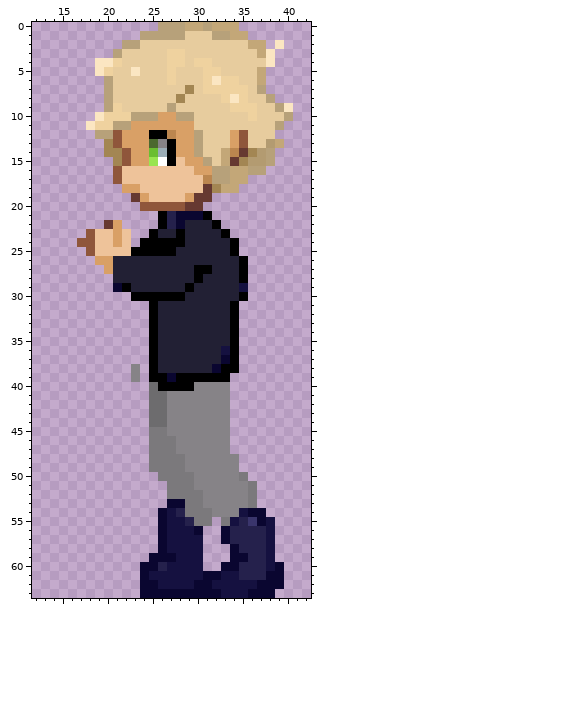
Two states of a pixel-art sprite, Art/MainCharacter/main_ch_male_side_left_anim_pickaxe_3.png. Above, as it was before the edit.
The file is 64x64 pixels. Colours within 5 levels of each other are drawn and written as one. Shown: x 12..42, y 0..63. The old version is drawn lined up with the new one.
The result:
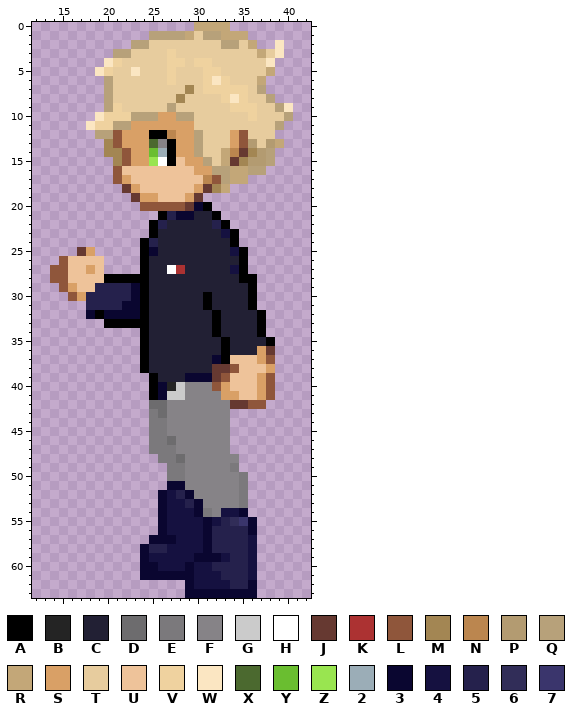
Palette (. is transparent): A #000000  B #242424  C #222034  D #6d6c6e  E #7b797c  F #868387  G #cbcbcb  H #ffffff  J #663931  K #ac3232  L #8f563b  M #a38653  N #bb864f  P #b39b71  Q #b7a17a  R #c3a778  S #d9a066  T #e7cc9e  U #eec39a  V #efd29f  W #fbe6c2  X #4b692f  Y #6abe30  Z #99e550  2 #9badb7  3 #0a0630  4 #151140  5 #25214c  6 #312d58  7 #3a356c
Edits made:
whole drawing moved by -4,+0 (the old picture is shown already moved)
y 0: x 26..29 QQQR -> ....; x 31 Q -> R; x 34 R -> .
y 1: x 24 Q -> .; x 29 T -> R; x 31 T -> Q; x 33 Q -> R
y 2: x 22 Q -> .; x 24 T -> Q; x 33..34 TT -> QQ; x 37 R -> .
y 3: x 22 T -> Q; x 28 V -> T; x 38..39 W. -> TW
y 4: x 19 W -> .
y 5: x 37..38 R. -> TR
y 6: x 34 V -> T
y 13: x 36 T -> P
y 17: x 22 U -> S; x 32 Q -> L
y 18: x 22 S -> J; x 30 U -> S; x 34 R -> .
y 19: x 25 U -> S; x 31 J -> .
y 20: x 30..31 J. -> 3A
y 21: x 30..32 3A. -> CCA
y 22: x 20..21 JS -> ..; x 25..28 .A53 -> A5CC; x 32..33 A. -> 5A
y 23: x 18..22 LUUSU -> .....; x 28 A -> C; x 33..34 A. -> 4A
y 24: x 17..22 LLUUSU -> ......; x 25..28 AAAA -> 5CCC
y 25: x 17..23 .LUUUUA -> JS.....; x 25..27 AAA -> 3CC; x 34..35 A. -> 4A
y 26: x 15..24 ....SSCCCC -> LUUUU....A
y 27: x 14..24 ......SCCCC -> LLUUSU....A; x 27..28 CC -> HK; x 30..31 AA -> CC; x 34 C -> 4
y 28: x 14..24 .......CCCC -> LLUUUUAAAAA; x 30 A -> C; x 36 . -> A
y 29: x 15..24 ......3ACC -> LSUU55553A; x 29 A -> C; x 35..36 4. -> CA
y 30: x 16..23 .......A -> LS555553; x 25..28 AAAA -> CCCC; x 31 C -> A; x 35..36 A. -> CA
y 31: x 18..25 .......A -> 555533AC; x 31 C -> A; x 34..36 A.. -> CCA
y 32: x 18..25 .......A -> 3A3333AC; x 32 C -> A; x 34..37 A... -> CCCA
y 33: x 20..25 .....A -> AAAAAC; x 32 C -> A; x 34..37 A... -> CCCA
y 34: x 24..25 .A -> AC; x 32 C -> A; x 34..37 A... -> CCCA
y 35: x 24..25 .A -> AC; x 33..38 CA.... -> ACCCCA
y 36: x 24..25 .A -> AC; x 33..38 4A.... -> ACCCSJ
y 37: x 24..25 .A -> AC; x 32..38 C3A.... -> 3AUUUSL
y 38: x 23..25 F.A -> .AC; x 32..38 3AA.... -> JJLUUUS
y 39: x 23 F -> .; x 26..38 A3AAAAAA..... -> CCC333JLUUUSL
y 40: x 25..29 DAAAA -> A3BGF; x 32..38 FF..... -> LSUUUSL
y 41: x 25..28 DDFF -> A3GG; x 33..38 F..... -> SSUUSL
y 42: x 34..37 .... -> JJLL
y 43: x 25 D -> E
y 44: x 25..26 DD -> EE
y 46: x 27 E -> D
y 48: x 25 E -> .; x 28 E -> D
y 49: x 25..26 EE -> ..; x 34 F -> E
y 50: x 26 E -> .; x 29 E -> F
y 51: x 27..29 EEE -> 33F; x 35..36 FE -> E.
y 52: x 26..30 .EEEE -> 3453F; x 35..36 FE -> E.
y 53: x 26..30 .33EE -> 34453; x 35..36 FE -> E.
y 54: x 28..30 5EE -> 443; x 33..37 FF433 -> 443..
y 55: x 29..38 5EE.E45734 -> 44345673..
y 56: x 30..33 3..3 -> 4355; x 36..38 554 -> 3..
y 57: x 25 . -> 3; x 27 4 -> 3; x 31..33 ..3 -> 355; x 36..38 554 -> 4..
y 58: x 24..26 ..3 -> 355; x 31..34 ...3 -> 3555; x 36..38 554 -> 4..
y 59: x 24..27 .333 -> 3444; x 30..38 4...33554 -> 3334554..
y 60: x 26 5 -> 4; x 29 4 -> 3; x 31..34 ..33 -> 4555; x 36..39 5543 -> 4...
y 61: x 25..29 44444 -> 33333; x 31..34 3344 -> 4455; x 36..39 5533 -> 4...
y 62: x 24..31 33444433 -> .....344; x 34..39 444333 -> 553...
y 63: x 24..28 33333 -> .....; x 33..35 444 -> 333; x 37..38 33 -> ..
Pixel boxes of the changes (left, top, right, bottom) in both pictures:
changed: (95, 22, 284, 85)
changed: (248, 139, 257, 148)
changed: (50, 175, 284, 598)
